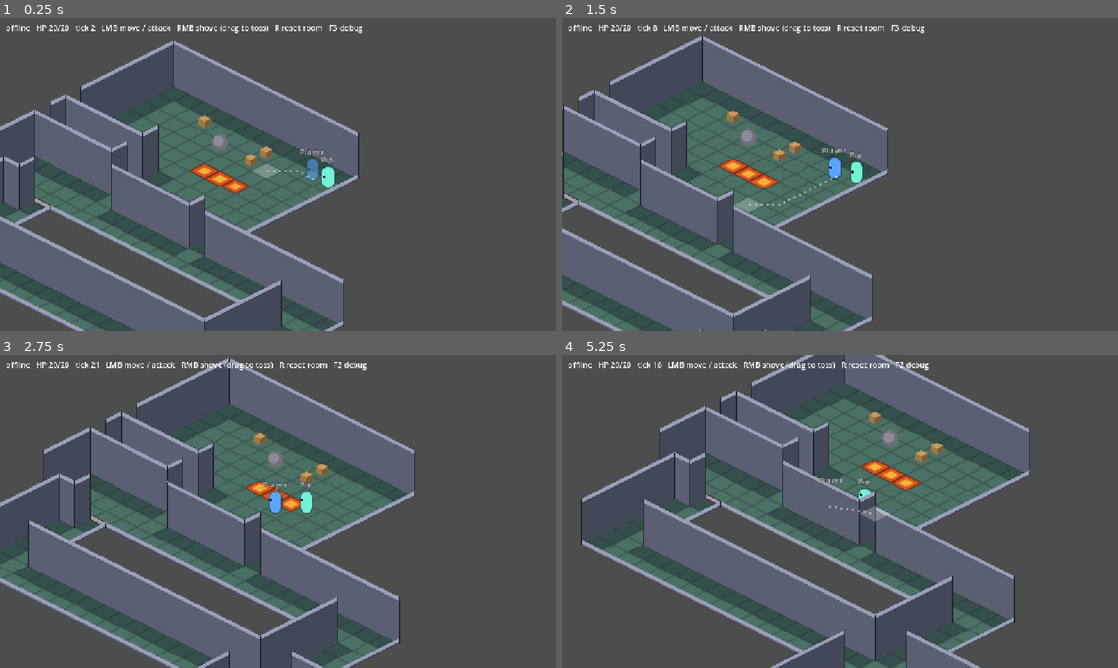
Above: before the commit, frames 1-4 (two rows, left to right).
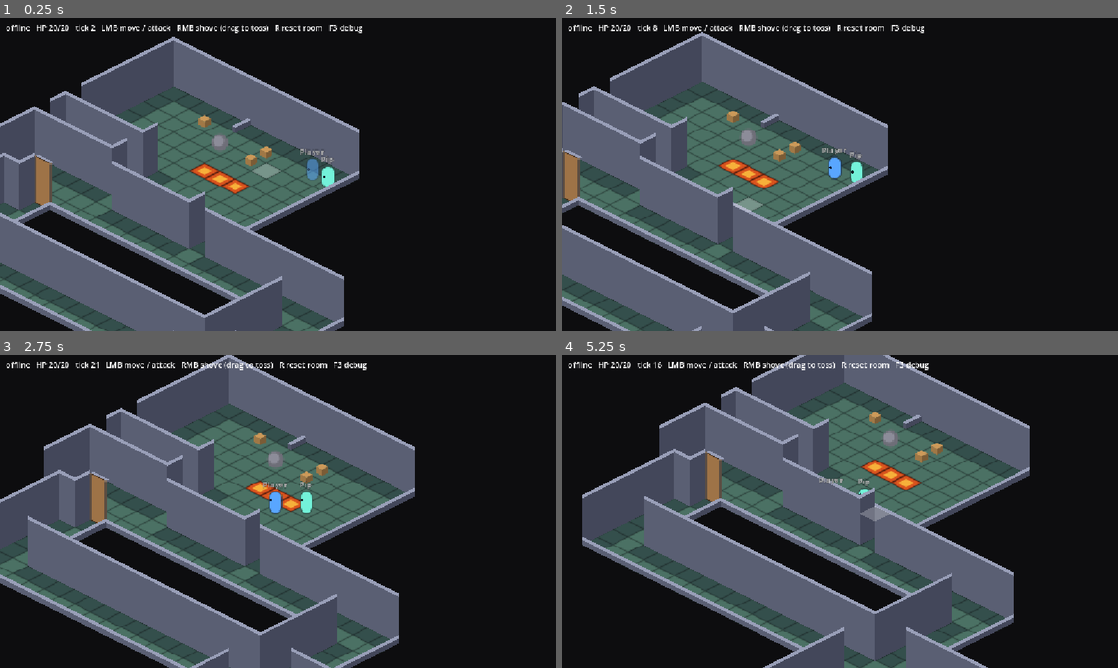
Above: after the commit, the same moments.

Repository: jeff-thinklightn-ing/psykinetic
Game: Godot game, scene res://main.tscn
Two runs of this game, one before a commit and one after it. Both use one fixed random seed, a clock stepped at 60 frames per second and the inputs below.
Inputs (mouse positions are in pixels of both pictures, inside the frame that each line leads up to):
- Up to frame 1 (0.25 s): no input
- Up to frame 2 (1.5 s): move the mouse to (962, 158) at 0.52 s; tap R at 0.6 s; click (962, 158) at 0.67 s; drag from (728, 190) to (812, 237) at 1.27 s
- Up to frame 3 (2.75 s): move the mouse to (333, 442) at 2.02 s; tap 9 at 2.1 s; click (333, 442) at 2.17 s
- Up to frame 4 (5.25 s): drag from (812, 574) to (673, 464) at 2.77 s; move the mouse to (1006, 558) at 3.52 s; tap R at 3.6 s; click (1006, 558) at 3.67 s; drag from (673, 464) to (756, 433) at 4.27 s; move the mouse to (867, 511) at 5.02 s; tap 9 at 5.1 s; click (867, 511) at 5.17 s

The runs differ from the first frame. In frame 1, 63% of the frame differs, in the area x 0-100%, y 0-100%; in frame 2, 65%; in frame 3, 58%; in frame 4, 55%.
Error before the commit: Invalid type in function 'show_path' in base 'Node2D (PathPreview)'. The array of argument 1 (Array) does not have the same element type as the expected typed …

Commit message:
Wall top ribbons that join, full-height doors, near-black void
Wall tops are 4 px ribbons on the far side of the line; joins are decided
per end from the walls at that vertex: straight runs continue, L corners
miter into one shared vertex, a T's through strip runs on and the joining
wall butts in, a free end is square with a short end face. Stubs get the
same at their height. Doors are wall-height objects: posts at both ends
and a panel that swings between them. Outside the map is near-black. The
path preview is removed. A half-wall off the chamber's north wall gives
the map a T and a free end. --test-door works a door for screenshots.

CHANGELOG: v0.1.13

Co-Authored-By: Claude Fable 5.1 <noreply@anthropic.com>

Diff:
--- a/main.gd
+++ b/main.gd
@@ -13,13 +13,16 @@
 const CAMERA_FOLLOW_RATE := 6.0
 ## Where the camera starts (and stays on a dedicated server): the chamber.
 const CHAMBER_CENTRE := Vector2i(6, 6)
+## What is drawn where there is no map: near-black, so walls along the void
+## stand apart from it.
+const VOID := Color(0.05, 0.05, 0.06)
 ## 14x14. '#' wall, '.' floor, '~' fire. The corridor is row 8, x 1..5, with
 ## its dead end at x 1. Under the wall at row 10, rows 11-12 x 7..11 are a
 ## two-wide passage open at both ends, where two players can pass each other.
 const LEVEL: Array[String] = [
 	"",
 	" #########################",
-	" #. . . . . . . . . . . .#",
+	" #. . . . .#. . . . . . .#",
 	" #                       #",
 	" #. . . . . . . . . . . .#",
 	" #                       #",
@@ -175,6 +178,7 @@
 var _test_arrived := false
 var _test_contested := false
 var _test_reset_sent := false
+var _test_door_sent := false
 ## Client: whether this peer has ever had a player, to tell a rejected join
 ## from a later disconnect.
 var _had_player := false
@@ -193,13 +197,8 @@
 @onready var hud: Label = $HUD/Label
 @onready var debug_overlay: Label = $HUD/Debug
 @onready var toss_aim: Line2D = $TossAim
-@onready var path_preview: PathPreview = $PathPreview
 ## The map as parsed once at start: floor, fire, edges (see Terrain).
 var _terrain: Dictionary = {}
-## Every wall edge drawn.
-var _wall_edges: Array[WallEdge] = []
-## The path preview is hidden from a click until the cursor moves.
-var _preview_hidden_at := Vector2.INF
 
 
 func _ready() -> void:
@@ -210,6 +209,7 @@
 
 	_paint_level()
 	camera.position = Iso.tile_to_local(CHAMBER_CENTRE)
+	RenderingServer.set_default_clear_color(VOID)
 
 	# Every peer builds entities the same way; only the server decides when.
 	spawner.spawn_function = _build_entity
@@ -271,7 +271,6 @@
 	var tile := _mouse_tile()
 	cursor.visible = World.is_walkable(tile)
 	cursor.position = Iso.tile_to_local(tile)
-	_update_path_preview(tile)
 	if debug_overlay.visible:
 		debug_overlay.text = _debug_text()
 	_update_toss_aim()
@@ -310,8 +309,6 @@
 		return
 	if not click.pressed:
 		return
-	_preview_hidden_at = get_global_mouse_position()
-	path_preview.clear()
 	# A click resolves on the ground plane: the floor cell under the cursor,
 	# and whatever stands on it. The right button also takes a sprite under
 	# the cursor, for shoving something whose cell is hidden, and a door.
@@ -388,23 +385,6 @@
 		tail, tip, tip + along.rotated(2.6) * 7.0, tip, tip + along.rotated(-2.6) * 7.0])
 
 
-## The dotted route from the local player to the hovered cell, as the client
-## would predict it (so through doors), until a click hides it and the
-## cursor moves again.
-func _update_path_preview(tile: Vector2i) -> void:
-	if DisplayServer.get_name() == "headless":
-		return
-	var player := _local_player()
-	if player == null or not World.is_walkable(tile) or get_global_mouse_position() == _preview_hidden_at:
-		path_preview.clear()
-		return
-	_preview_hidden_at = Vector2.INF
-	var points: Array[Vector2] = [player.position]
-	for step in World.find_path(player.tile, tile, true, player):
-		points.append(Iso.tile_to_local(step))
-	path_preview.show_path(points if points.size() > 1 else [])
-
-
 ## --test-hover: parks the cursor over a cell, for screenshots.
 func _test_hover() -> void:
 	if Net.test_hover_tile == Vector2i(-1, -1) or DisplayServer.get_name() == "headless":
@@ -500,7 +480,6 @@
 		wall.name = "Wall_%d_%d_%s" % [key.x, key.y, "e" if key.z == Terrain.EAST else "s"]
 		$YSort.add_child(wall)
 		wall.setup(key, kind_at, func(cell: Vector2i) -> bool: return cell in _terrain["floor"])
-		_wall_edges.append(wall)
 
 
 ## Server: one Door node per door edge, through the spawner so every client
@@ -1087,6 +1066,7 @@
 	_run_test_move(player)
 	_run_test_contest(player, tick)
 	_run_test_reset(player, tick)
+	_run_test_door(player, tick)
 
 
 func _debug_text() -> String:
@@ -1274,6 +1254,18 @@
 
 ## --test-contest: at a fixed server tick, order the local player to a given
 ## tile. Two clients doing this for the same tile race for it on the server.
+## --test-door: at that tick, work the door the local player stands beside.
+func _run_test_door(player: Player, tick: int) -> void:
+	if Net.test_door_tick <= 0 or _test_door_sent or player == null or tick < Net.test_door_tick:
+		return
+	_test_door_sent = true
+	for door in World.get_doors():
+		if player.tile in Terrain.edge_cells(door.key):
+			World.command(player, "door", {"edge": [door.key.x, door.key.y, door.key.z]})
+			print("[test] %s works %s at tick %d" % [player.name, door.name, tick])
+			return
+
+
 func _run_test_reset(player: Player, tick: int) -> void:
 	if Net.test_reset_tick <= 0 or _test_reset_sent or player == null or tick < Net.test_reset_tick:
 		return
--- a/main.tscn
+++ b/main.tscn
@@ -2,7 +2,6 @@
 
 [ext_resource type="Script" path="res://main.gd" id="1_main"]
 [ext_resource type="TileSet" path="res://art/tileset.tres" id="2_tileset"]
-[ext_resource type="Script" path="res://render/path_preview.gd" id="3_path"]
 
 [node name="Main" type="Node2D"]
 script = ExtResource("1_main")
@@ -30,10 +29,6 @@
 width = 2.0
 default_color = Color(1, 0.9, 0.3, 0.9)
 
-[node name="PathPreview" type="Node2D" parent="."]
-z_index = 15
-script = ExtResource("3_path")
-
 [node name="Camera" type="Camera2D" parent="."]
 zoom = Vector2(2, 2)
 
--- a/net/net.gd
+++ b/net/net.gd
@@ -37,6 +37,7 @@
 ##   --test-exit-after=<seconds>  quit after this long
 ##   --screenshot=<path>          save the window as PNG when --test-exit-after quits
 ##   --test-hover=<x>,<y>         keep the cursor over that cell (for screenshots)
+##   --test-door=<tick>           at that server tick, open or close the door the local player stands beside
 ##   --test-version=<x.y.z>       client: claim this version instead of the real one
 ##   --test-protocol=<s>          client: claim this build fingerprint instead of the real one
 ##
@@ -129,6 +130,7 @@
 var test_exit_after := 0.0
 var screenshot_path := ""
 var test_hover_tile := Vector2i(-1, -1)
+var test_door_tick := 0
 
 var mispredicts_total := 0
 var snaps_total := 0
@@ -550,7 +552,7 @@
 			"--address", "--port", "--state", "--admin-port", "--token", "--settings", "--player-id", "--name", \
 					"--llm-url", "--llm-model", \
 					"--test-move", "--test-contest", "--test-reset", "--test-exit-after", "--test-version", "--test-protocol", \
-					"--screenshot", "--test-hover":
+					"--screenshot", "--test-hover", "--test-door":
 				if not has_value and i + 1 < args.size():
 					i += 1
 					value = args[i]
@@ -601,6 +603,8 @@
 			test_exit_after = value.to_float()
 		"--screenshot":
 			screenshot_path = value
+		"--test-door":
+			test_door_tick = value.to_int()
 		"--test-hover":
 			var parts := value.split(",")
 			if parts.size() == 2:
--- a/render/path_preview.gd
+++ /dev/null
@@ -1,40 +0,0 @@
-class_name PathPreview
-extends Node2D
-## A faint dotted line on the floor from the local player to the hovered
-## cell, along the path the client would predict, through any door on the
-## way. Drawn above walls so the route reads even where a wall stands in
-## front of it. Presentation only. Main sets the points and clears them on
-## a click.
-
-const DOT := Color(1, 1, 1, 0.45)
-const DOT_RADIUS := 1.2
-const DOT_SPACING := 6.0
-
-var _points: Array[Vector2] = []
-
-
-func show_path(points: Array[Vector2]) -> void:
-	if points == _points:
-		return
-	_points = points
-	queue_redraw()
-
-
-func clear() -> void:
-	show_path([])
-
-
-func _draw() -> void:
-	# Dots at a fixed spacing along each segment, carrying the remainder
-	# over so the spacing is even round corners.
-	var carry := 0.0
-	for i in range(1, _points.size()):
-		var a := _points[i - 1]
-		var b := _points[i]
-		var length := a.distance_to(b)
-		var along := (b - a) / maxf(length, 0.001)
-		var at := carry
-		while at < length:
-			draw_circle(a + along * at, DOT_RADIUS, DOT)
-			at += DOT_SPACING
-		carry = at - length
--- a/render/wall_edge.gd
+++ b/render/wall_edge.gd
@@ -1,31 +1,46 @@
 class_name WallEdge
 extends Node2D
-## One wall edge, drawn on the cell boundary line with no ground thickness:
-## a face standing on the line and a lit strip along its top. It is in the
-## Y-sorted layer with the cell on its -x / -y side, a hair nearer the camera
-## than what stands on that cell, so it is in front of that and behind the
-## next cell. Floor is never drawn under a wall; a wall stands on the line
-## between two floors.
+## One wall edge: a face standing on the cell boundary line and, along its
+## top, a lit strip 4 px wide lying on the far side of the line (the top of
+## a thin wall seen from above). Nothing is drawn on the ground beyond the
+## line itself. The node sits in the Y-sorted layer with the cell on the
+## edge's -x / -y side, a hair nearer the camera, so it is in front of what
+## stands on that cell and behind the next.
 ##
-## Near walls are low. Both edges drawn here face the camera as seen from
-## their -x / -y cell; when that cell is floor the wall is in front of it and
-## would hide it, so it is drawn as a stub a third of a tile tall. When that
-## cell is nothing the wall is the far side of the cell beyond, and stands
+## Height. Both faces drawn here point toward the camera; the cell behind a
+## face (the edge's -x / -y cell) is its far side. A wall whose far side is
+## walkable stands in front of that floor and is drawn as a stub a third of
+## a tile tall; one whose far side is nothing faces the exterior and stands
 ## full height. A drawing rule only: the sim knows nothing of it.
 ##
-## Where a wall ends, turns, or meets a door, a dark line marks the end.
+## Joins, from the walls meeting at each end (doors count as nothing):
+## straight on, the strip simply continues; at an L the two strips miter
+## into one shared far vertex; at a T the through strip runs on and the
+## joining wall butts into it (trimmed to the through wall's back when it
+## comes from the far side); at a free end the strip ends square and a
+## short end face closes the wall where that end faces the camera.
 
 const FACE_EAST := Color(0.263, 0.278, 0.353)  # The south-east side of a cell.
 const FACE_SOUTH := Color(0.353, 0.373, 0.45)  # The south-west side, lit.
+const END_FACE := Color(0.31, 0.325, 0.4)
 const TOP := Color(0.6, 0.625, 0.72)
-const END := Color(0.12, 0.12, 0.16, 0.9)
-const TOP_STRIP := 4.0
+const STRIP := 4.0
 const STUB_FRACTION := 1.0 / 3.0
 
+enum Join { STRAIGHT, MITER, BUTT, TRIM, FREE }
+
 var key := Vector3i.ZERO
-var near := false
-var end_at_start := false
-var end_at_end := false
+var far_side_floor := false
+## Per end: the join, and the other wall's strip offset where one matters.
+var _join: Array[int] = [Join.FREE, Join.FREE]
+var _other_offset: Array[Vector2] = [Vector2.ZERO, Vector2.ZERO]
+
+
+# --- Geometry shared with Door ----------------------------------------------
+
+## A grid vector on screen.
+static func screen(grid: Vector2) -> Vector2:
+	return Vector2((grid.x - grid.y) * Iso.HALF.x, (grid.x + grid.y) * Iso.HALF.y)
 
 
 ## Where an edge runs, in the local space of its -x / -y cell's centre:
@@ -39,10 +54,27 @@
 	return [w, s]
 
 
-## Drawn height of an edge whose -x / -y cell is or is not floor.
-static func height(near_side_is_floor: bool) -> float:
-	var full := Iso.height_px("wall")
-	return Iso.TILE_SIZE.y * STUB_FRACTION if near_side_is_floor else full
+## Grid direction along the edge, start to end, and across it to its far
+## side (-x for an east edge, -y for a south edge).
+static func along_grid(edge: Vector3i) -> Vector2:
+	return Vector2(0, -1) if edge.z == Terrain.EAST else Vector2(1, 0)
+
+
+static func across_grid(edge: Vector3i) -> Vector2:
+	return Vector2(-1, 0) if edge.z == Terrain.EAST else Vector2(0, -1)
+
+
+## The strip's offset from the line: STRIP px across, on the far side.
+static func strip_offset(edge: Vector3i) -> Vector2:
+	return screen(across_grid(edge)).normalized() * STRIP
+
+
+static func full_height() -> float:
+	return Iso.height_px("wall")
+
+
+static func height_for(far_side_is_floor: bool) -> float:
+	return Iso.TILE_SIZE.y * STUB_FRACTION if far_side_is_floor else full_height()
 
 
 ## Position of the vertex (shared diamond corner) an edge end sits on, as
@@ -55,58 +87,92 @@
 
 
 ## The four edges that can meet at the vertex that is [param v]'s north
-## corner, paired by direction: [east-running pair, south-running pair].
-static func edges_at_vertex(v: Vector2i) -> Array:
+## corner, each with the end of it that sits on v.
+static func edges_at_vertex(v: Vector2i) -> Array[Array]:
 	return [
-		[Vector3i(v.x - 1, v.y - 1, Terrain.EAST), Vector3i(v.x - 1, v.y, Terrain.EAST)],
-		[Vector3i(v.x, v.y - 1, Terrain.SOUTH), Vector3i(v.x - 1, v.y - 1, Terrain.SOUTH)],
+		[Vector3i(v.x - 1, v.y - 1, Terrain.EAST), 0],
+		[Vector3i(v.x - 1, v.y, Terrain.EAST), 1],
+		[Vector3i(v.x, v.y - 1, Terrain.SOUTH), 0],
+		[Vector3i(v.x - 1, v.y - 1, Terrain.SOUTH), 1],
 	]
 
 
-## An end mark goes where the edges meeting at a vertex are not exactly two
-## walls running straight through it. [param kind_at] gives Terrain.Edge for
-## a key (OPEN if none).
-static func needs_end(v: Vector2i, kind_at: Callable) -> bool:
-	var walls := 0
-	var doors := 0
-	var straight := false
-	for pair: Array in edges_at_vertex(v):
-		var a: int = kind_at.call(pair[0])
-		var b: int = kind_at.call(pair[1])
-		for kind in [a, b]:
-			if kind == Terrain.Edge.WALL:
-				walls += 1
-			elif kind == Terrain.Edge.DOOR:
-				doors += 1
-		if a == Terrain.Edge.WALL and b == Terrain.Edge.WALL:
-			straight = true
-	return doors > 0 or not (straight and walls == 2)
+## Screen direction an edge runs in, away from the vertex at [param end].
+static func away_from(edge: Vector3i, end: int) -> Vector2:
+	var ends := endpoints(edge)
+	return (ends[1] - ends[0] if end == 0 else ends[0] - ends[1]).normalized()
 
 
-## Draws a face of [param h] pixels standing on the line [param a]-[param b]
-## with the lit strip along its top. Shared with Door.
-static func draw_face(on: CanvasItem, a: Vector2, b: Vector2, h: float, color: Color) -> void:
+## Draws a face from line [param a]-[param b] up [param h] px, with its lit
+## strip along the top offset by [param offset]; the strip's far corners
+## may be moved for joins.
+static func draw_wall(on: CanvasItem, a: Vector2, b: Vector2, h: float, offset: Vector2, color: Color,
+		far_a := Vector2.INF, far_b := Vector2.INF) -> void:
 	var up := Vector2(0, -h)
-	var strip := Vector2(0, -maxf(h - TOP_STRIP, 0.0))
-	on.draw_colored_polygon(PackedVector2Array([a, b, b + strip, a + strip]), color)
-	on.draw_colored_polygon(PackedVector2Array([a + strip, b + strip, b + up, a + up]), TOP)
+	on.draw_colored_polygon(PackedVector2Array([a, b, b + up, a + up]), color)
+	var qa := far_a if far_a != Vector2.INF else a + offset
+	var qb := far_b if far_b != Vector2.INF else b + offset
+	on.draw_colored_polygon(PackedVector2Array([a + up, b + up, qb + up, qa + up]), TOP)
 
+
+# --- This edge -----------------------------------------------------------------
 
 func setup(edge: Vector3i, kind_at: Callable, floor_at: Callable) -> void:
 	key = edge
 	position = Iso.tile_to_local(Vector2i(edge.x, edge.y)) + Vector2(0, 0.5)
-	near = floor_at.call(Vector2i(edge.x, edge.y))
-	end_at_start = needs_end(vertex_at(edge, 0), kind_at)
-	end_at_end = needs_end(vertex_at(edge, 1), kind_at)
+	far_side_floor = floor_at.call(Vector2i(edge.x, edge.y))
+	for end in 2:
+		_classify_end(end, kind_at)
 	queue_redraw()
+
+
+func _classify_end(end: int, kind_at: Callable) -> void:
+	var v := vertex_at(key, end)
+	var mine := away_from(key, end)
+	var collinear_wall := false
+	var crossing: Array[Vector3i] = []
+	for entry: Array in edges_at_vertex(v):
+		var other: Vector3i = entry[0]
+		if other == key or kind_at.call(other) != Terrain.Edge.WALL:
+			continue
+		if away_from(other, entry[1]).dot(mine) < -0.9:
+			collinear_wall = true
+		else:
+			crossing.append(other)
+	_other_offset[end] = Vector2.ZERO
+	if collinear_wall:
+		_join[end] = Join.STRAIGHT
+	elif crossing.size() == 1:
+		_join[end] = Join.MITER
+		_other_offset[end] = strip_offset(crossing[0])
+	elif crossing.size() == 2:
+		# The through wall's strip lies on its far side; this wall comes in
+		# from that side or from the near side.
+		var through := strip_offset(crossing[0])
+		_other_offset[end] = through
+		_join[end] = Join.TRIM if mine.dot(through) > 0.0 else Join.BUTT
+	else:
+		_join[end] = Join.FREE
 
 
 func _draw() -> void:
 	var ends := endpoints(key)
-	var h := height(near)
-	draw_face(self, ends[0], ends[1], h, FACE_EAST if key.z == Terrain.EAST else FACE_SOUTH)
+	var h := height_for(far_side_floor)
 	var up := Vector2(0, -h)
-	if end_at_start:
-		draw_line(ends[0], ends[0] + up, END)
-	if end_at_end:
-		draw_line(ends[1], ends[1] + up, END)
+	var offset := strip_offset(key)
+	var line: Array[Vector2] = [ends[0], ends[1]]
+	var far: Array[Vector2] = [Vector2.INF, Vector2.INF]
+	for end in 2:
+		var v := ends[end]
+		match _join[end]:
+			Join.MITER:
+				far[end] = v + offset + _other_offset[end]
+			Join.TRIM:
+				line[end] = v + _other_offset[end]
+			Join.FREE:
+				# The end face shows where the end points toward the camera:
+				# the +y end of an east edge, the +x end of a south edge.
+				var faces_camera := (key.z == Terrain.EAST) == (end == 0)
+				if faces_camera:
+					draw_colored_polygon(PackedVector2Array([v, v + offset, v + offset + up, v + up]), END_FACE)
+	draw_wall(self, line[0], line[1], h, offset, FACE_EAST if key.z == Terrain.EAST else FACE_SOUTH, far[0], far[1])
--- a/sim/door.gd
+++ b/sim/door.gd
@@ -6,14 +6,18 @@
 ## replicate. It is not a GridEntity: it occupies no cell, it is a property
 ## of the edge, and World consults it through its registry.
 ##
-## Drawn here as a thin face on the edge that swings about one end, at the
-## height WallEdge gives that edge (a stub when it is in front of floor).
-## World changes open and hp; nothing else does.
+## Drawn here as a wall-height object: a jamb post at each end of the edge,
+## full wall height whatever the walls beside it do, and a panel between
+## them that swings about the hinge post. World changes open and hp;
+## nothing else does.
 
 const REPLICATED := ["open", "hp"]
 const SWING_SECONDS := 0.25
-const FACE := Color(0.62, 0.45, 0.28)
-const JAMB := Color(0.25, 0.17, 0.1, 0.9)
+const PANEL := Color(0.62, 0.45, 0.28)
+const PANEL_EDGE := Color(0.25, 0.17, 0.1, 0.9)
+const POST := Color(0.36, 0.3, 0.26)
+const POST_TOP := Color(0.5, 0.43, 0.37)
+const POST_WIDTH := 3.0
 
 var key := Vector3i.ZERO
 var open := false
@@ -22,8 +26,6 @@
 var body_material := GridEntity.BodyMaterial.WOOD
 ## 0 closed .. 1 fully open, eased toward the state each frame.
 var _swing := 0.0
-## Drawn low when the cell on its -x / -y side is floor (see WallEdge).
-var near := false
 
 
 func _init() -> void:
@@ -57,7 +59,6 @@
 
 func _ready() -> void:
 	World.register_door(self)
-	near = World.is_walkable(Vector2i(key.x, key.y))
 	_swing = 1.0 if is_open() else 0.0
 
 
@@ -81,28 +82,36 @@
 		queue_redraw()
 
 
-## The face as drawn now, in local space: hinge end, free end, and the two
-## above them.
+## The panel as drawn now, in local space: hinge end, free end, and the two
+## above them. It swings in the ground plane about the hinge, from along
+## the edge toward across it, so its screen shape follows the grid.
 func face_polygon() -> PackedVector2Array:
 	var ends := WallEdge.endpoints(key)
 	var hinge: Vector2 = ends[0]
-	var along: Vector2 = ends[1] - hinge
-	# Swinging about the hinge toward the perpendicular, which on this grid is
-	# the other axis's screen vector.
-	var across := Vector2(along.x, -along.y)  # The other cell axis, same length.
 	var angle := _swing * PI * 0.5
-	var free := hinge + along * cos(angle) + across * sin(angle)
-	var up := Vector2(0, -WallEdge.height(near))
+	var free := hinge + WallEdge.screen(_panel_grid(angle))
+	var up := Vector2(0, -WallEdge.full_height())
 	return PackedVector2Array([hinge, free, free + up, hinge + up])
+
+
+## The panel's direction in grid units at [param angle] from the edge.
+func _panel_grid(angle: float) -> Vector2:
+	return WallEdge.along_grid(key) * cos(angle) + WallEdge.across_grid(key) * sin(angle)
 
 
 func _draw() -> void:
 	var ends := WallEdge.endpoints(key)
-	var up := Vector2(0, -WallEdge.height(near))
+	var up := Vector2(0, -WallEdge.full_height())
+	if not is_broken():
+		var angle := _swing * PI * 0.5
+		var face := face_polygon()
+		# The panel's thickness turns with it: across the edge when shut,
+		# along it when open.
+		var thickness := WallEdge.screen(
+				WallEdge.across_grid(key) * cos(angle) - WallEdge.along_grid(key) * sin(angle)).normalized() * WallEdge.STRIP
+		WallEdge.draw_wall(self, face[0], face[1], WallEdge.full_height(), thickness, PANEL)
+		draw_polyline(PackedVector2Array([face[0], face[1], face[2], face[3], face[0]]), PANEL_EDGE)
+	var half := Vector2(POST_WIDTH * 0.5, 0)
 	for end: Vector2 in ends:
-		draw_line(end, end + up, JAMB)
-	if is_broken():
-		return
-	var face := face_polygon()
-	WallEdge.draw_face(self, face[0], face[1], WallEdge.height(near), FACE)
-	draw_polyline(PackedVector2Array([face[0], face[1], face[2], face[3], face[0]]), JAMB)
+		draw_colored_polygon(PackedVector2Array([end - half, end + half, end + half + up, end - half + up]), POST)
+		draw_line(end - half + up, end + half + up, POST_TOP, 1.5)
Not shown, removed: render/path_preview.gd.uid
Not shown, changed: CHANGELOG.md
Not shown, changed: docs/decisions.md
Not shown, changed: docs/design.md
